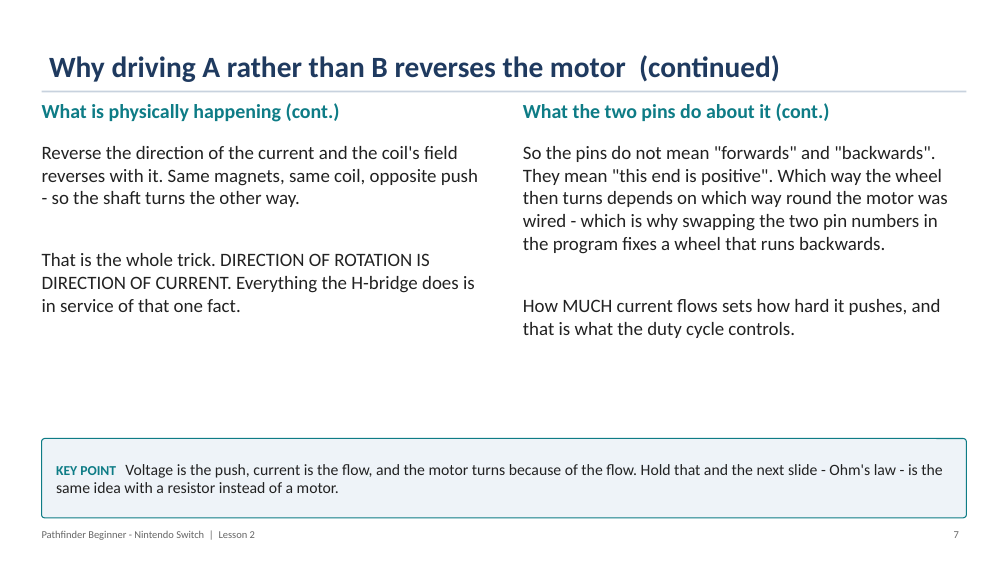
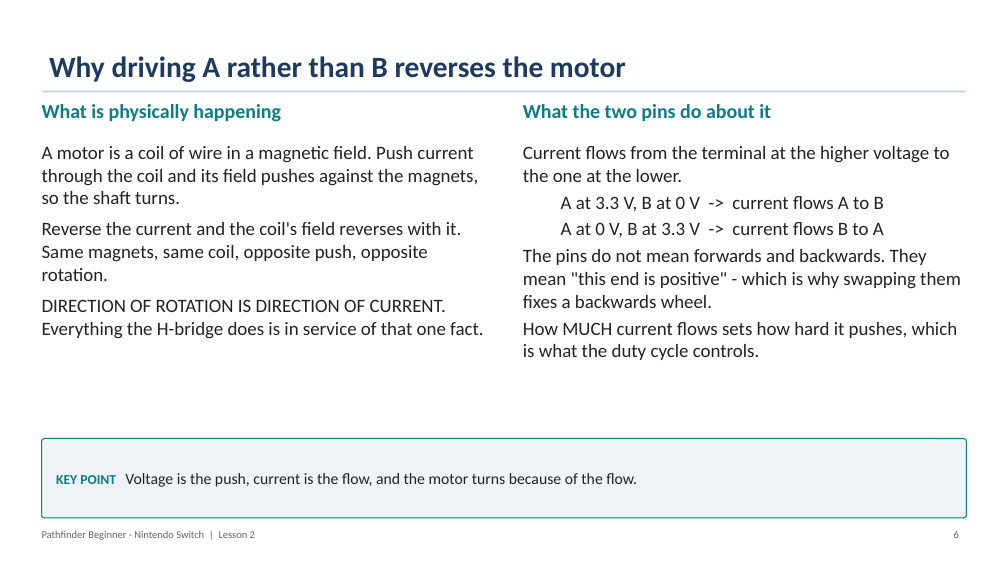
Before and after one commit to PorpoiseRobotics/porpoise-robotics, a slide deck: slide 7 of ground-vehicle/docs/courses/beginner-switch/l2_motor_control.pptx (slide 8 before the commit). Drawn at 1008x567 pixels with LibreOffice and Linux fonts; fonts in the diff are those of the drawing. Boxes give left, top, right and bottom in pixels: in the first picture for what was removed or moved away, otherwise in the second. Text is boxed around its words. In the diff, an @@ line names an element or a change of style, - is before the commit and + after.

```diff
--- a/ground-vehicle/docs/courses/beginner-switch/l2_motor_control.pptx
+++ b/ground-vehicle/docs/courses/beginner-switch/l2_motor_control.pptx
@@ title at <box>49,56,626,82</box>: text changed @@
-Why driving A rather than B reverses the motor (continued)
+Why driving A rather than B reverses the motor
@@ text at <box>42,104,281,122</box>: text changed @@
-What is physically happening (cont.)
+What is physically happening
@@ text at <box>523,104,771,121</box>: text changed @@
-What the two pins do about it (cont.)
+What the two pins do about it
@@ text at <box>42,146,484,339</box>: text changed @@
-Reverse the direction of the current and the coil's field reverses with it. Same magnets, same coil, opposite push - so the shaft turns the other way.
-That is the whole trick. DIRECTION OF ROTATION IS DIRECTION OF CURRENT. Everything the H-bridge does is in service of that one fact.
+A motor is a coil of wire in a magnetic field. Push current through the coil and its field pushes against the magnets, so the shaft turns.
+Reverse the current and the coil's field reverses with it. Same magnets, same coil, opposite push, opposite rotation.
+DIRECTION OF ROTATION IS DIRECTION OF CURRENT. Everything the H-bridge does is in service of that one fact.
@@ text at <box>523,146,961,360</box>: text changed @@
-So the pins do not mean "forwards" and "backwards". They mean "this end is positive". Which way the wheel then turns depends on which way round the motor was wired - which is why swapping the two pin numbers in the program fixes a wheel that runs backwards.
-How MUCH current flows sets how hard it pushes, and that is what the duty cycle controls.
+Current flows from the terminal at the higher voltage to the one at the lower.
+  A at 3.3 V, B at 0 V -> current flows A to B
+  A at 0 V, B at 3.3 V -> current flows B to A
+The pins do not mean forwards and backwards. They mean "this end is positive" - which is why swapping them fixes a backwards wheel.
+How MUCH current flows sets how hard it pushes, which is what the duty cycle controls.
@@ text in rounded rectangle at <box>56,473,637,487</box>: text changed @@
-KEY POINT Voltage is the push, current is the flow, and the motor turns because of the flow. Hold that and the next slide - Ohm's law - is the same idea with a resistor instead of a motor.
+KEY POINT Voltage is the push, current is the flow, and the motor turns because of the flow.
@@ text at <box>954,531,959,538</box>: text changed @@
-7
+6
```
Also in this commit, not shown: 31 other slides changed, 2 slides added, 10 slides removed, 17 other files.
